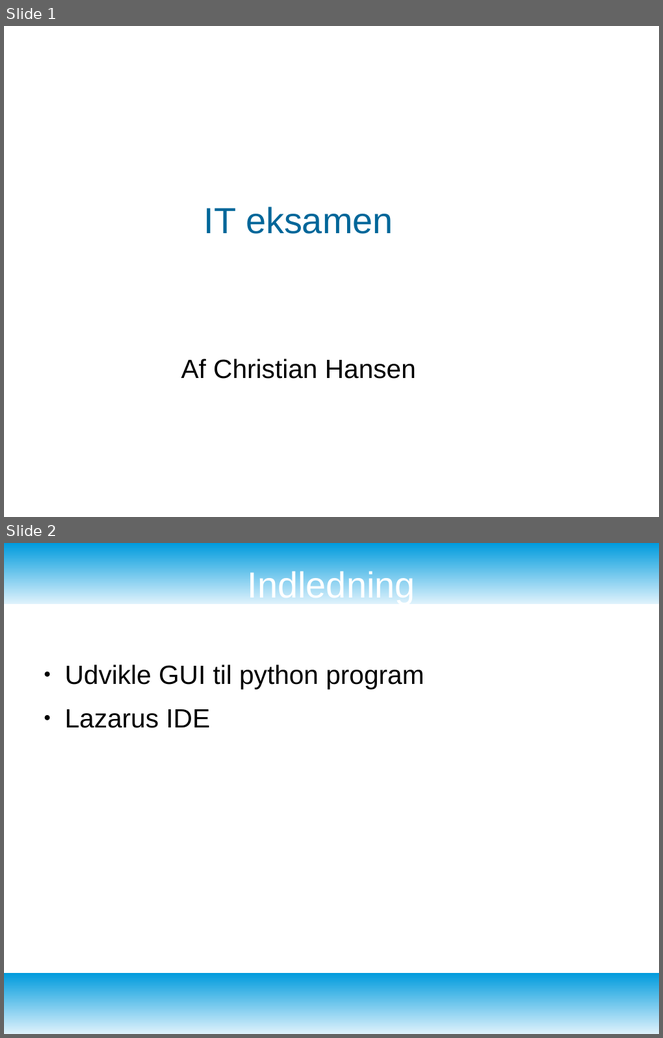
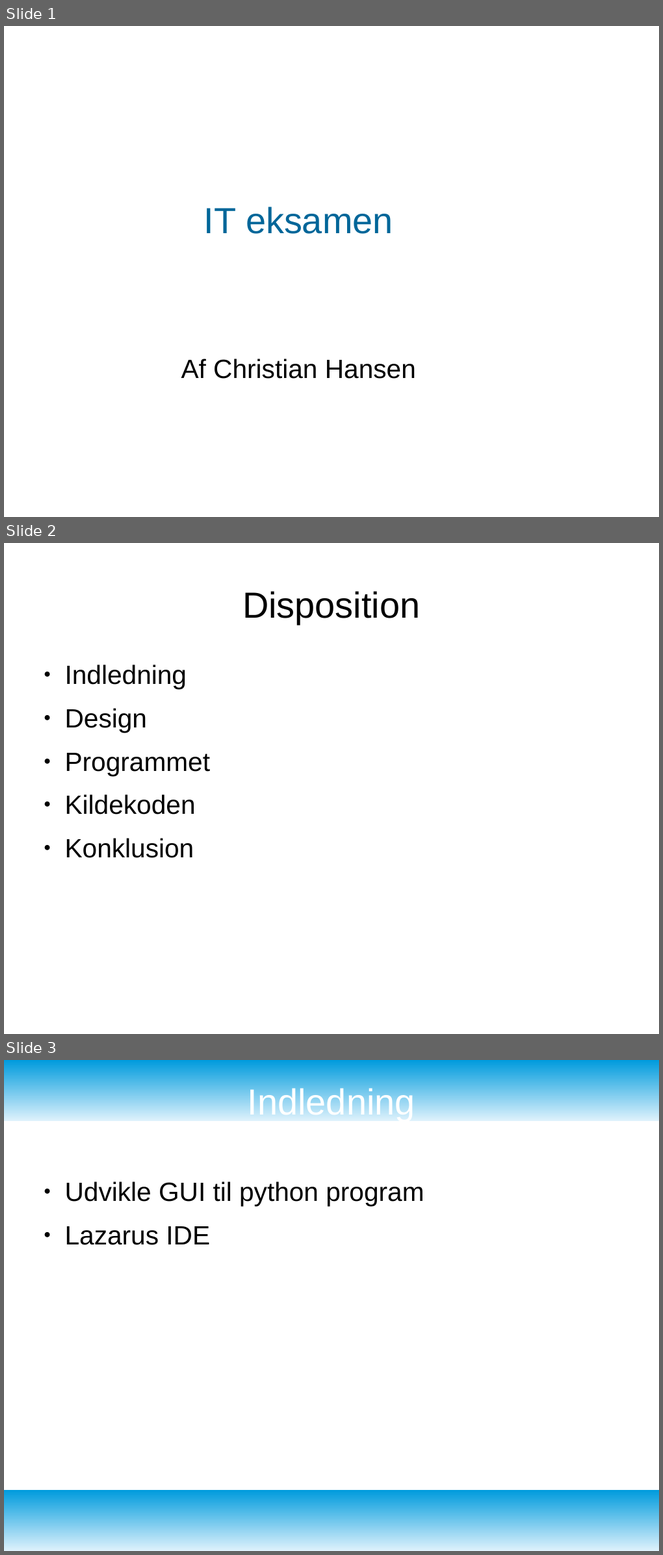
Before and after one commit to KnightOfLastDawn/it_programmering_eksamensprojekt, a slide deck: praesentationen_it__eksamen.odp. Shown one above the other, each under a label of ours: slides 1 and 2 before the commit, slides 1, 2 and 3 after it. The pictures are 663x1038 and 663x1555 pixels, drawn with LibreOffice and Linux fonts; fonts in the diff are those of the drawing; background and template pictures are left out. Boxes give left, top, right and bottom in pixels: in the first picture for what was removed or moved away, otherwise in the second. Text is boxed around its words. In the diff, an @@ line names an element or a change of style, - is before the commit and + after.

Commit message:
update of presentation

```diff
--- a/praesentationen_it__eksamen.odp
+++ b/praesentationen_it__eksamen.odp
@@ slide 2 added at [4,543,659,1034], background #FFFFFF @@
@@ title added at [243,591,420,624], 44 pt, text #000000 @@
+Disposition
@@ text added at [65,665,210,858], 32 pt, text #000000 @@
+● Indledning
+● Design
+● Programmet
+● Kildekoden
+● Konklusion
@@ what was slide 2 is now slide 3 @@
```
Also in this commit, not shown: 2 other slides added, 1 other file.
